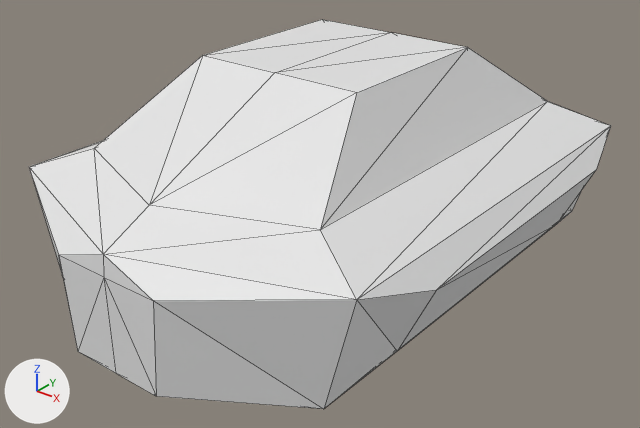
The OBJ model models/station/expansion_bay.obj as it was, and as the next commit left it.
One viewpoint serves both versions: a camera (50 mm lens) standing at (2.24, -2.92, 1.02) and looking at (-0.02, -0.1, -0.73). The lights are fixed; the arrows at lower left show +X, +Y and +Z. Mesh edges are drawn as thin lines. Where no turn or scale is listed for an object, it has been applied to the vertices.
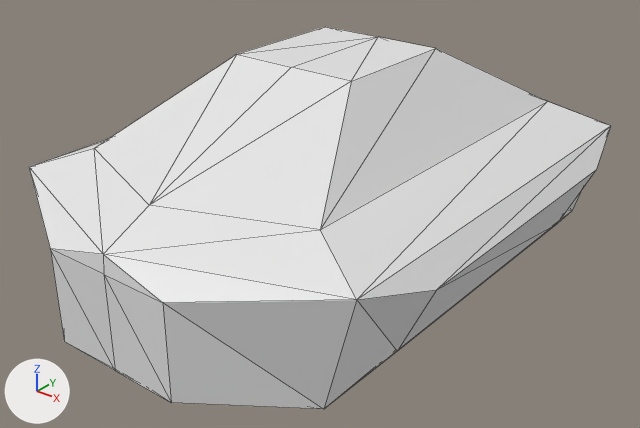
Location of each change, [x1, y1, x2, y2] in pixels of the pictures (640 x 428 px; the box of a moved part takes in the faces that stretch with it):
'Cube', reshaped
    before: [29, 20, 611, 409]
    after: [29, 27, 611, 409]
part 1 of me_cube, moved or reshaped
    before: [95, 20, 547, 230]
    after: [95, 27, 547, 230]
part 2 of me_cube, moved or reshaped
    both: [29, 167, 357, 409]

Edits to the bpy script that builds the scene:
```text
Change me_cube:
    where me_cube.from_pydata(...)  # 66 vertices, 128 faces; spans x -0.94..0.94, y -1.31..1.31, z -1.19..0.0
    used by ob_cube; location = (0.0, 0.0, 0.0)
    me_cube part 1
    me_cube.vertices[0].co: (-0.4, -0.4, 0.0) -> (-0.3, -0.3, 0.0)  # pixel (202, 55) -> pixel (236, 54)
    me_cube.vertices[2].co: (0.4, -0.4, 0.0) -> (0.3, -0.3, 0.0)  # pixel (356, 92) -> pixel (351, 81)
    me_cube.vertices[4].co: (-0.4, 0.4, 0.0) -> (-0.3, 0.3, 0.0)  # pixel (322, 19) -> pixel (325, 26)
    me_cube.vertices[6].co: (0.4, 0.4, 0.0) -> (0.3, 0.3, 0.0)  # pixel (467, 47) -> pixel (435, 48)
    me_cube.vertices[12].co: (0.0, -0.4, 0.0) -> (0.0, -0.3, 0.0)  # pixel (274, 72) -> pixel (291, 67)
    me_cube.vertices[14].co: (0.0, 0.4, 0.0) -> (0.0, 0.3, 0.0)  # pixel (391, 32) -> pixel (378, 36)
    me_cube part 2
    me_cube.vertices[32].co: (0.0, -1.31, -0.51) -> (0.0, -1.31, -0.5)  # pixel (103, 277) -> pixel (103, 274)
    me_cube.vertices[33].co: (0.25, -1.31, -0.51) -> (0.3, -1.31, -0.5)  # pixel (153, 300) -> pixel (162, 302)
    me_cube.vertices[36].co: (0.0, -1.31, -0.91) -> (0.0, -1.31, -0.9)  # pixel (115, 373) -> pixel (115, 370)
    me_cube.vertices[37].co: (0.22, -1.31, -0.91) -> (0.3, -1.31, -0.9)  # pixel (156, 396) -> pixel (171, 402)
    me_cube.vertices[42].co: (-0.25, -1.31, -0.51) -> (-0.3, -1.31, -0.5)  # pixel (58, 255) -> pixel (50, 248)
    me_cube.vertices[43].co: (-0.22, -1.31, -0.91) -> (-0.3, -1.31, -0.9)  # pixel (77, 351) -> pixel (64, 341)
```
